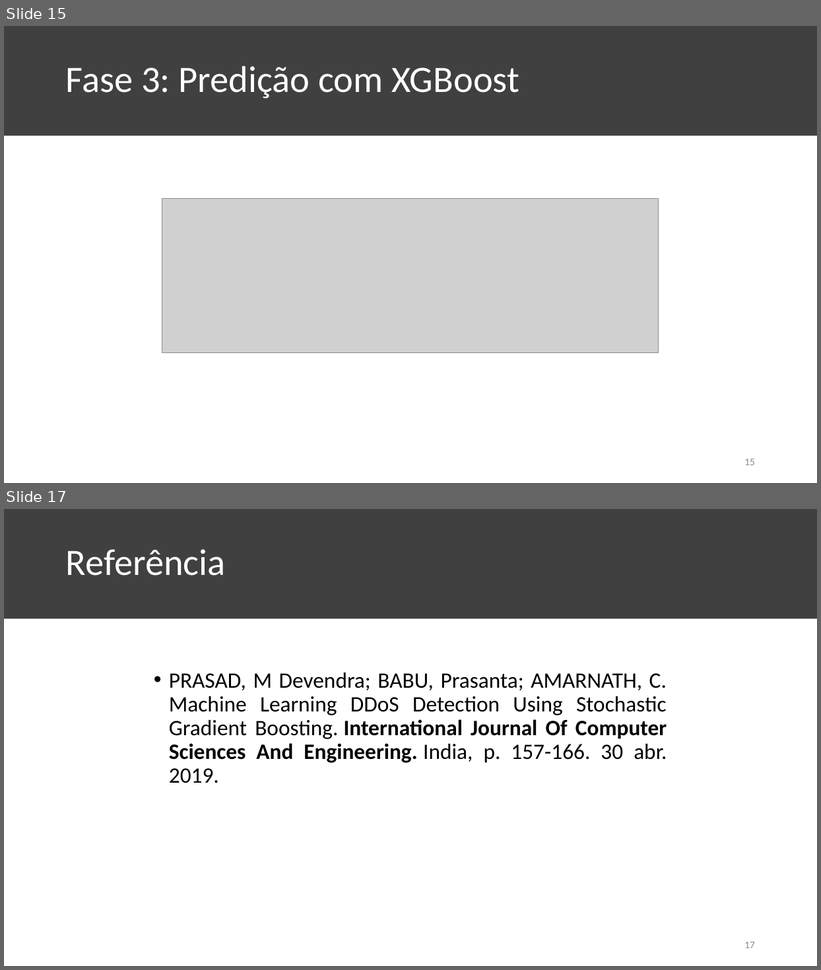
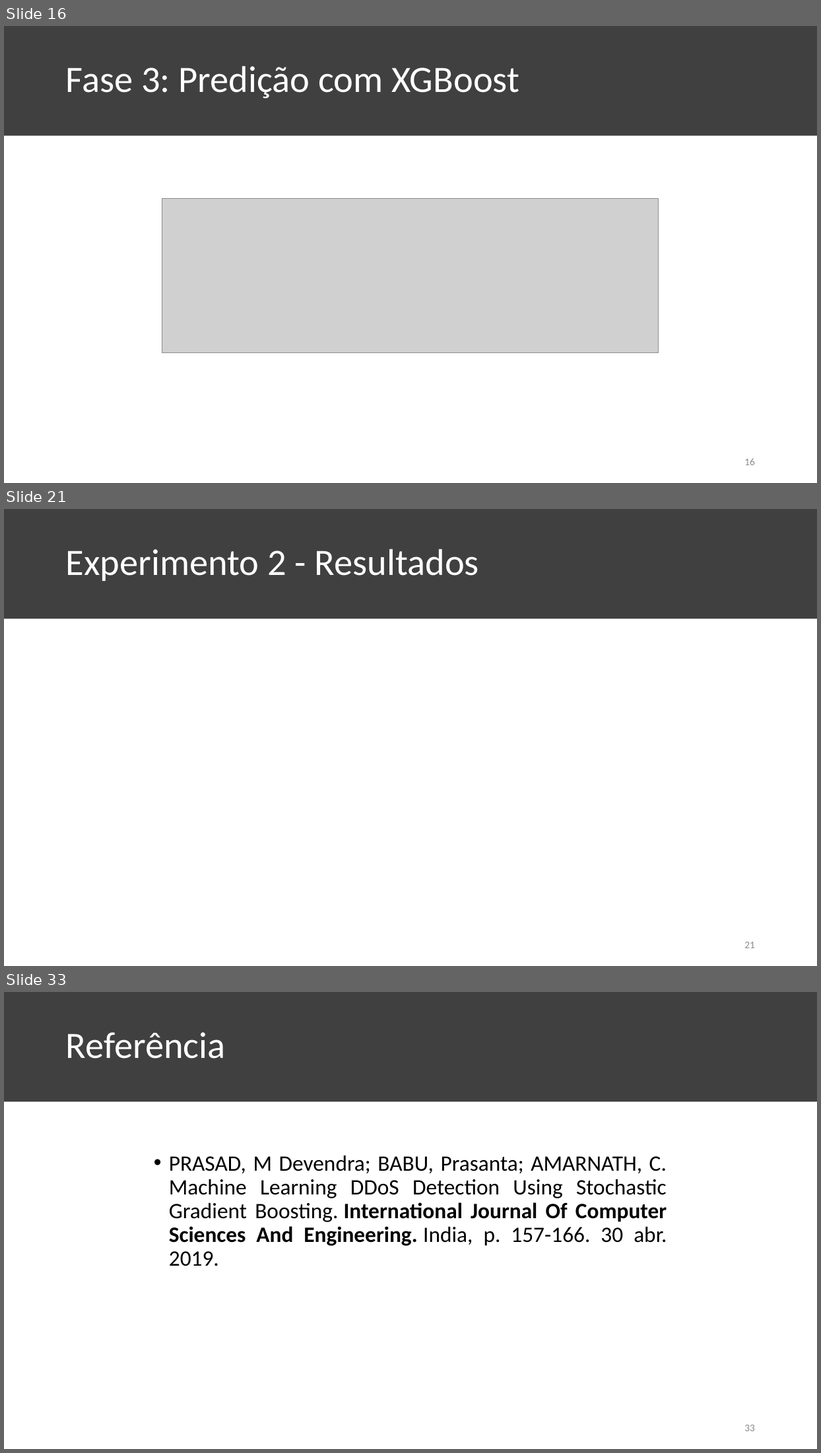
Before and after one commit to KaioAlex/DigitalSecurity, a slide deck: XGBOD-Seminar/XGBOD Seminar.pptx. Shown one above the other, each under a label of ours: slides 15 and 17 before the commit, slides 16, 21 and 33 after it; the slides between them are not shown. The pictures are 821x970 and 821x1453 pixels, drawn with LibreOffice and Linux fonts; fonts in the diff are those of the drawing; grey boxes stand for pictures. Boxes give left, top, right and bottom in pixels: in the first picture for what was removed or moved away, otherwise in the second. Text is boxed around its words. In the diff, an @@ line names an element or a change of style, - is before the commit and + after.

```diff
--- a/XGBOD-Seminar/XGBOD Seminar.pptx
+++ b/XGBOD-Seminar/XGBOD Seminar.pptx
@@ slide 21 added at <box>4,509,817,966</box>, background #FFFFFF; not listed: 1 template element that a slide beside it also shows @@
@@ title added at <box>66,549,479,581</box>, 44 pt, text #FFFFFF @@
+Experimento 2 - Resultados
@@ page number added at <box>745,942,755,949</box>, 12 pt, text #8C8C8C @@
+21
@@ what was slide 15 is now slide 16 @@
@@ page number at <box>745,458,755,466</box>: text changed @@
-15
+16
@@ what was slide 17 is now slide 33 @@
@@ page number at <box>745,1425,755,1432</box>: text changed @@
-17
+33
```
Also in this commit, not shown: 2 slides changed, 18 other slides added, 3 slides removed, 1 other file.
